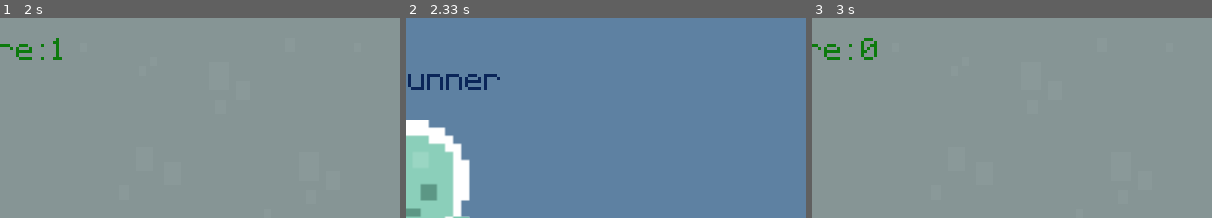
Above: before the commit, frames 1-3 (left to right).
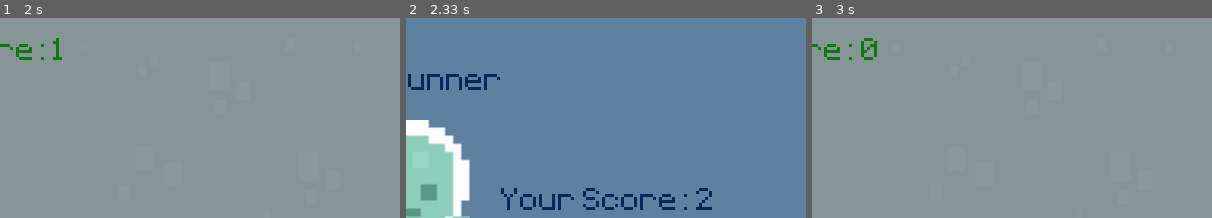
Above: after the commit, the same moments.

Repository: Exoutia/pygame_base
Game: pygame game, started from main.py
The game is run twice, just before and just after one commit, with the same random seed, the same clock (stepped at 60 frames per second) and the same inputs.
Inputs (mouse positions are % of the whole screen's width and height, from its top left):
- Up to frame 1 (2 s): click (10, 64) at 0.38 s; tap Space at 1.67 s
- Up to frame 2 (2.33 s): no input
- Up to frame 3 (3 s): tap Space at 2.5 s; click (10, 64) at 2.88 s
The pictures show only the part of the screen within x 50-100%, y 4-54%; the shares and areas given below are measured in that part.

Frame 1 is identical in both runs. In frame 2, 1.4% of the frame differs, in the area x 23-77%, y 85-96%; in frame 3, nothing differs.

Commit message:
displaying score in menu

Diff:
--- a/main.py
+++ b/main.py
@@ -8,7 +8,7 @@
     score_surf = text_font.render(f"score: {curr_time}", False, (12, 122, 12))
     score_rect = score_surf.get_rect(center = (400, 50))
     screen.blit(score_surf, score_rect)
-    # print(curr_time)
+    return curr_time
 
 
 pygame.init()
@@ -18,6 +18,8 @@
 text_font = pygame.font.Font('font/Pixeltype.ttf', 50)
 game_active = True
 start_time = 0
+score = 0
+
 
 # Game interface
 game_name = text_font.render('Pixel Runner', False, '#0A2559')
@@ -76,7 +78,7 @@
         # pygame.draw.rect(screen, '#B4DEE4', score_rect, border_radius=20)
         # pygame.draw.rect(screen, '#B4DEE4', score_rect, 10, 20)
         # screen.blit(score_surf, score_rect)
-        display_score()
+        score = display_score()
 
         ufo_rect.right -= 5
         if ufo_rect.right < 0:
@@ -99,6 +101,10 @@
         # screen.blit(game_over_surf, (0,0))
         screen.fill((94,129,162))
         screen.blit(player_stand, player_stand_rect)
+
+        score_msg = text_font.render(f"Your Score: {score}", False, '#0A2559')
+        score_msg_rect = score_msg.get_rect(center = (600, 200))
+        screen.blit(score_msg, score_msg_rect)
         screen.blit(game_name, game_name_rect)
         screen.blit(inst_sur, inst_rect)
 
